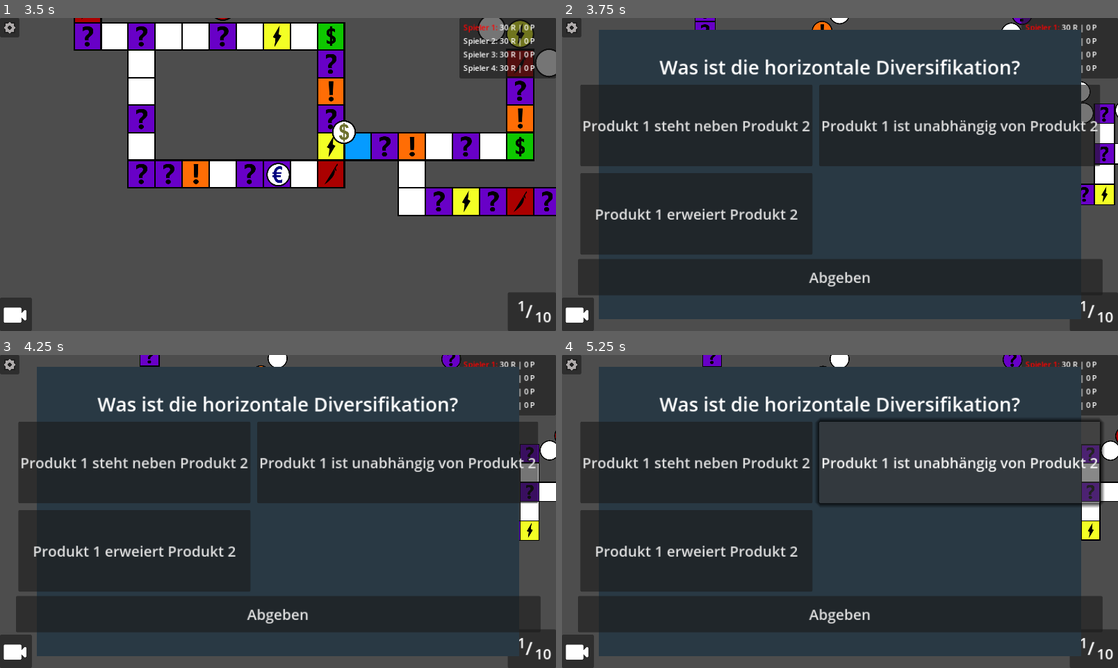
Above: before the commit, frames 1-4 (two rows, left to right).
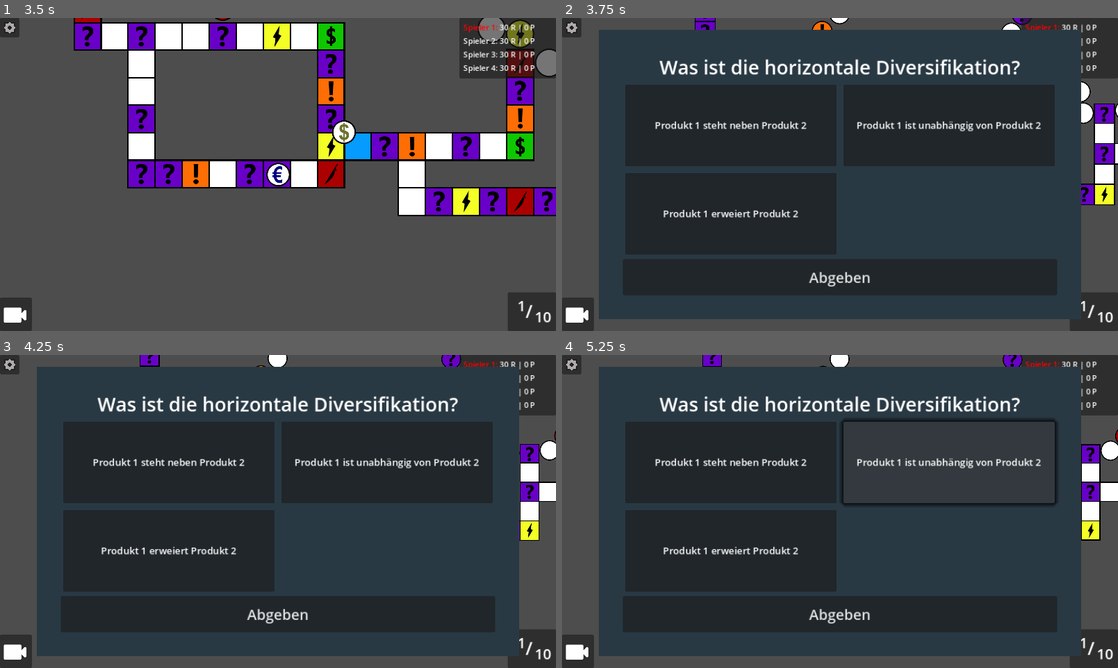
Above: after the commit, the same moments.

Repository: hfxbse/mparty
Game: Godot game, scene res://main/main.tscn
Same seed, same stepped clock (60 frames per second), same inputs: the game is played once before the commit and once after it.
Inputs (mouse positions are in pixels of both pictures, inside the frame that each line leads up to):
- Up to frame 1 (3.5 s): click "ok" at 0.5 s; click (16, 315) at 1.25 s; click (16, 315) at 2 s; click (278, 202) at 2.75 s
- Up to frame 2 (3.75 s): click (578, 315) at 3.5 s
- Up to frame 3 (4.25 s): no input
- Up to frame 4 (5.25 s): click "Produkt 1 steht neben Produkt…" at 4.25 s; click "Produkt 1 ist unabhängig von …" at 5 s

Frame 1 is identical in both runs. In frame 2, 12% of the frame differs, in the area x 2-98%, y 21-89%; in frame 3, 12%; in frame 4, 10%.

Commit message:
Autowrap labels

Diff:
--- a/question_panel/answer_button.gd
+++ b/question_panel/answer_button.gd
@@ -5,18 +5,20 @@
 signal button_pressed(answer_text: String)
 
 
-@onready var answer_button = $Button
+@onready var answer_button: Button = $Button
+@onready var answer_button_label = $Button/Label
+
 @export var button_text: String = "":
 	set(text):
 		if text != button_text:
 			button_text = text
 
-			if answer_button:
-				answer_button.text = text
+			if answer_button_label:
+				answer_button_label.text = text
 
 
 func _ready():
-	answer_button.text = button_text
+	answer_button_label.text = button_text
 
 
 func _on_button_pressed():
--- a/question_panel/answer_button.tscn
+++ b/question_panel/answer_button.tscn
@@ -32,4 +32,16 @@
 theme_override_font_sizes/font_size = 30
 theme_override_styles/focus = SubResource("StyleBoxFlat_lknxa")
 
+[node name="Label" type="Label" parent="Button"]
+layout_mode = 1
+anchors_preset = 15
+anchor_right = 1.0
+anchor_bottom = 1.0
+grow_horizontal = 2
+grow_vertical = 2
+theme_override_font_sizes/font_size = 20
+horizontal_alignment = 1
+vertical_alignment = 1
+autowrap_mode = 2
+
 [connection signal="pressed" from="Button" to="." method="_on_button_pressed"]
--- a/question_panel/question_panel.gd
+++ b/question_panel/question_panel.gd
@@ -8,7 +8,6 @@
 @onready var question_container = $MarginContainer/QuestionContainer
 
 signal answer_selected(answer: bool)
-
 
 
 func display_question(difficulty):
--- a/question_panel/question_panel.tscn
+++ b/question_panel/question_panel.tscn
@@ -52,6 +52,7 @@
 text = "Question: ..."
 horizontal_alignment = 1
 vertical_alignment = 1
+autowrap_mode = 1
 
 [node name="AnswerContainer" type="GridContainer" parent="MarginContainer/QuestionContainer"]
 layout_mode = 2
